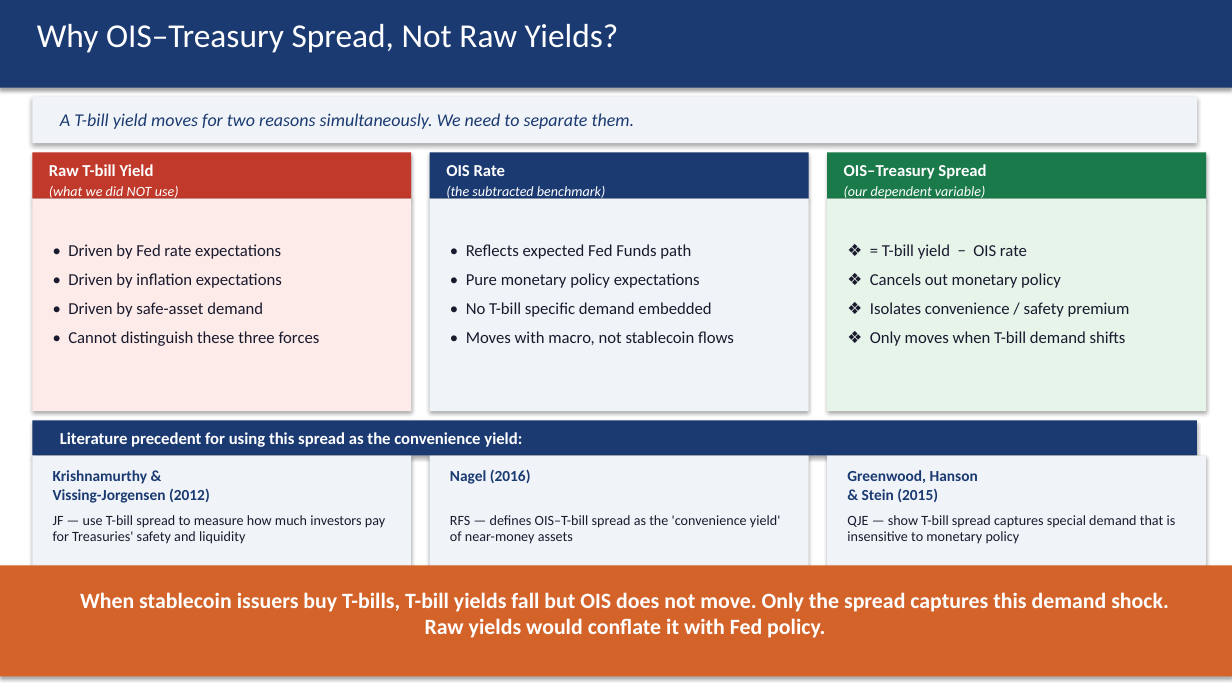
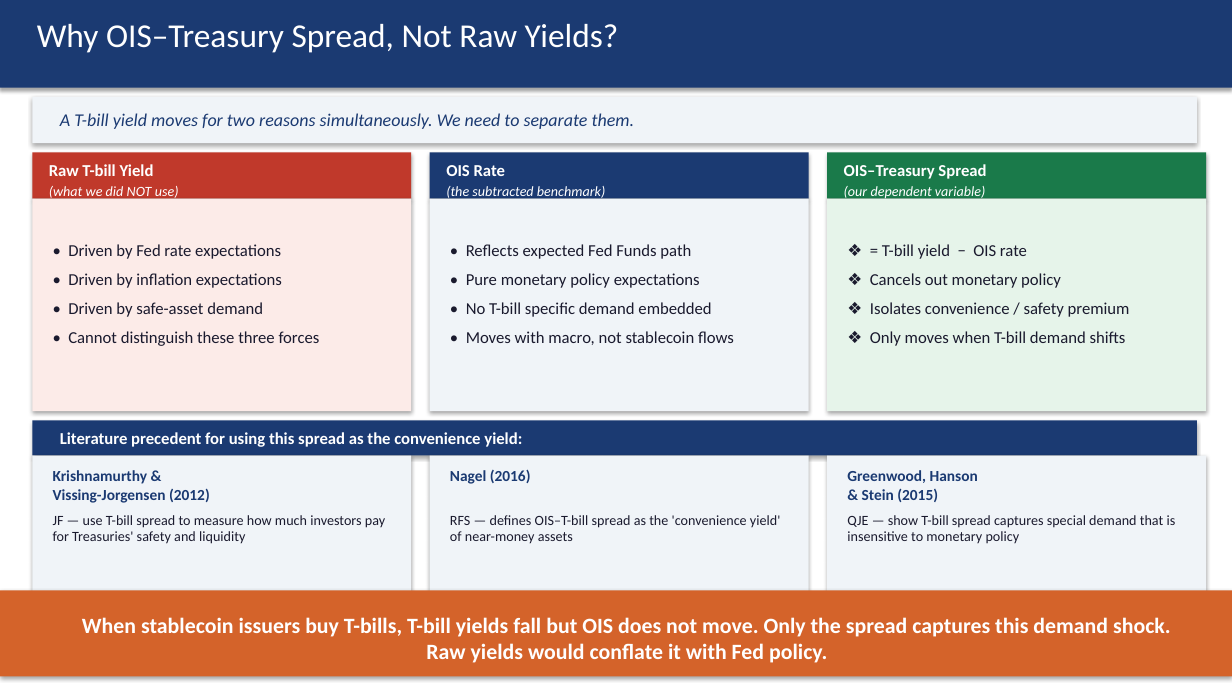
Before and after one commit to kimmireu0921/Stablecoins-and-the-Exorbitant-Privilege, a slide deck: slide 3 of presentations/0526_Stablecoin_Exorbitant_Privilege.pptx. Drawn at 1232x693 pixels with LibreOffice and Linux fonts; fonts in the diff are those of the drawing. Boxes give left, top, right and bottom in pixels: in the first picture for what was removed or moved away, otherwise in the second. Text is boxed around its words. In the diff, an @@ line names an element or a change of style, - is before the commit and + after.

```diff
--- a/presentations/0526_Stablecoin_Exorbitant_Privilege.pptx
+++ b/presentations/0526_Stablecoin_Exorbitant_Privilege.pptx
@@ rectangle resized from (x1=0, y1=566, x2=1232, y2=677) to (x1=0, y1=591, x2=1232, y2=677) @@
@@ text "When stablecoin issuers buy T-bills, ..." moved from (x1=80, y1=592, x2=1169, y2=638) to (x1=82, y1=617, x2=1171, y2=663) @@
```
Also in this commit, not shown: 1 other slide changed.
